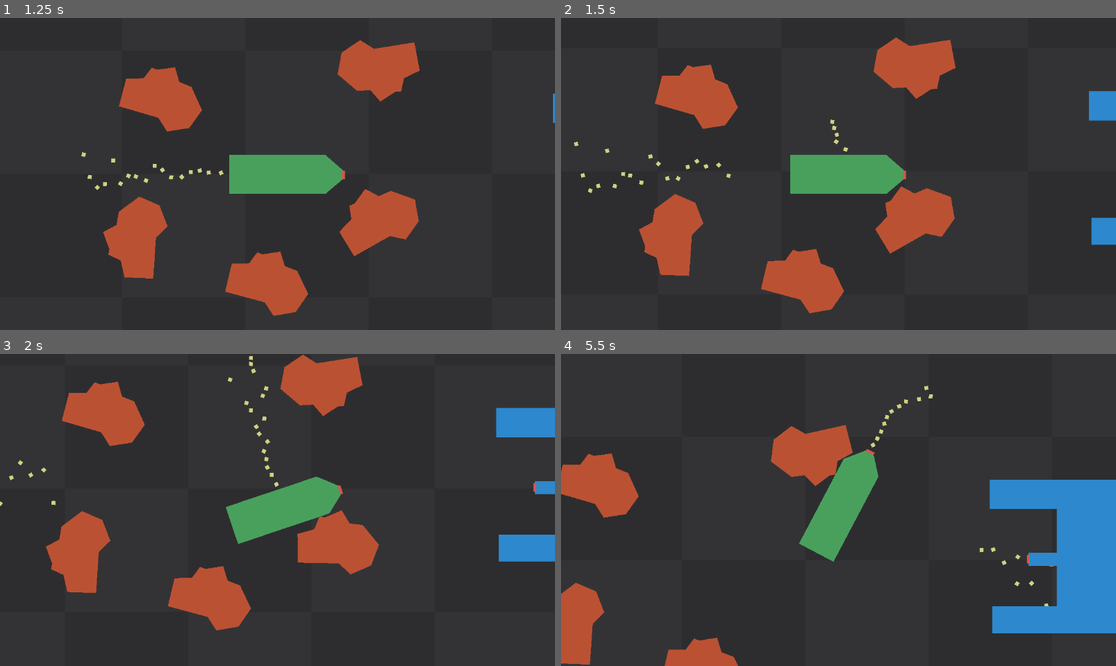
Above: before the commit, frames 1-4 (two rows, left to right).
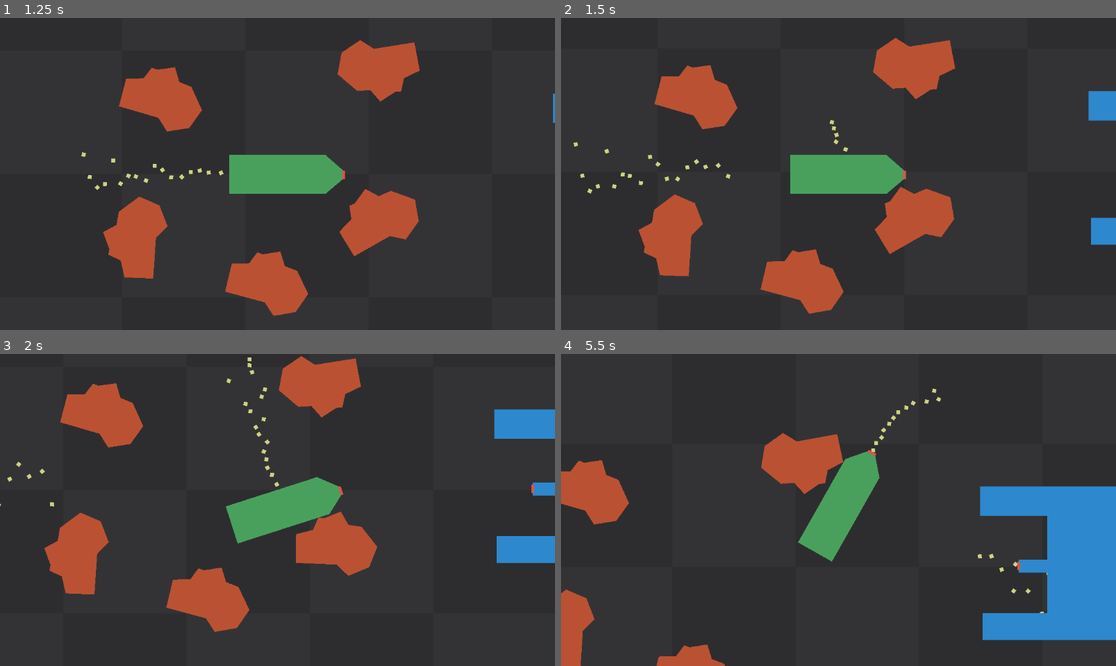
Above: after the commit, the same moments.

Repository: KevinStirling/flip_n_burn
Game: Godot game, scene res://scenes/Test.tscn
The game is run twice, just before and just after one commit, with the same random seed, the same clock (stepped at 60 frames per second) and the same inputs. The project has no main scene, so this scene is started directly.
Inputs (mouse positions are in pixels of both pictures, inside the frame that each line leads up to):
- Up to frame 1 (1.25 s): tap Enter at 0.5 s; move the mouse to (344, 174) at 0.52 s; hold D (right) from 0.53 s (still down)
- Up to frame 2 (1.5 s): move the mouse to (727, 189) at 1.27 s; release D (right) at 1.28 s; hold S (down) from 1.28 s (still down)
- Up to frame 3 (2 s): keep holding S (down)
- Up to frame 4 (5.5 s): move the mouse to (1093, 485) at 2.02 s; release S (down) at 2.03 s; hold D (right) 2.03-2.78 s; move the mouse to (810, 572) at 2.77 s; hold W (up) 2.78-3.53 s; move the mouse to (1005, 556) at 3.52 s; hold A (left) 3.53-5.03 s; move the mouse to (672, 463) at 4.27 s; move the mouse to (866, 510) at 5.02 s; hold S (down) from 5.03 s (still down)

Frame 1 is identical in both runs. In frame 2, 0.6% of the frame differs, in the area x 2-96%, y 6-95%; in frame 3, 1.8%; in frame 4, 5.8%, in the area x 0-100%, y 10-100%.

Commit message:
chore: refactoring input and vfx to prepare for autopilot mode

Diff:
--- a/scripts/ship.gd
+++ b/scripts/ship.gd
@@ -1,5 +1,7 @@
 class_name Ship
 extends RigidBody2D
+
+enum ControlMode { MANUAL, AUTOPILOT }
 
 @export var SPEED_LIMITTER: bool = false
 @export var BASE_THRUST: float = 5.0
@@ -9,9 +11,9 @@
 var torque_mod: float = 0.0
 var max_speed: float = 1000.0
 var forces_state
-var move_actions: Array[StringName] = [&"up", &"down", &"left", &"right", &"rot_left", &"rot_right"]
 var thrust_direction: Vector2 = Vector2.ZERO
 var spin_direction: float = 0.0
+var move_actions: Array[StringName] = [&"up", &"down", &"left", &"right", &"rot_left", &"rot_right"]
 
 
 func _process(delta: float) -> void:
@@ -23,29 +25,17 @@
 
 
 func _physics_process(delta: float) -> void:
-	if !sleeping:
+	if not sleeping:
 		return
-	for action in move_actions:
-		if Input.is_action_just_pressed(action):
-			sleeping = false
+	if thrust_direction != Vector2.ZERO or not is_zero_approx(spin_direction):
+		sleeping = false
 
 
 func _integrate_forces(state: PhysicsDirectBodyState2D) -> void:
 	forces_state = state
 
-	if Input.is_action_pressed("up"):
-		state.apply_central_impulse(Vector2(0, -(BASE_THRUST + thrust_mod)))
-	if Input.is_action_pressed("down"):
-		state.apply_central_impulse(Vector2(0, (BASE_THRUST + thrust_mod)))
-	if Input.is_action_pressed("left"):
-		state.apply_central_impulse(Vector2(-(BASE_THRUST + thrust_mod), 0))
-	if Input.is_action_pressed("right"):
-		state.apply_central_impulse(Vector2((BASE_THRUST + thrust_mod), 0))
-
-	if Input.is_action_pressed("rot_right"):
-		state.apply_torque_impulse((BASE_TORQUE + torque_mod))
-	if Input.is_action_pressed("rot_left"):
-		state.apply_torque_impulse(-(BASE_TORQUE + torque_mod))
+	state.apply_central_impulse(thrust_direction * (BASE_THRUST + thrust_mod))
+	state.apply_torque_impulse(spin_direction * (BASE_TORQUE + torque_mod))
 
 	if SPEED_LIMITTER:
 		state.linear_velocity = state.linear_velocity.limit_length(max_speed)
--- a/scripts/thruster.gd
+++ b/scripts/thruster.gd
@@ -19,7 +19,7 @@
 	emitting = false
 
 
-func _process(delta: float) -> void:
+func _process(_delta: float) -> void:
 	if _ship == null:
 		return
 	emitting = _wants_translation() if role == Role.TRANSLATION else _wants_rotation()
@@ -37,7 +37,10 @@
 	# this nodes local rotation is the exhaust direction. thruster pushes
 	# opposite of the exhuast direction, so we check if the want direction
 	# is opposite of the exhause direction.
-	return _exhuast.dot(-local_want) >= activation
+	# TODO: use local_want.length() with GPUParticles2D amount_ratio to
+	# control the amount of particles emitted based on variable thrust
+	# amount? would only work for controller input but might be nice
+	return _exhuast.dot(-local_want.normalized()) >= activation
 
 
 func _wants_rotation() -> bool:
